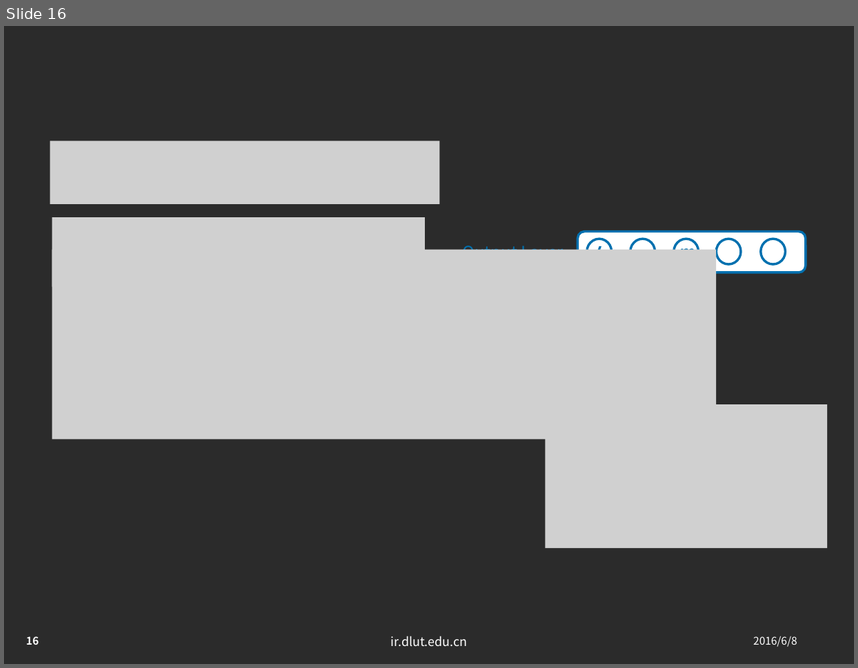
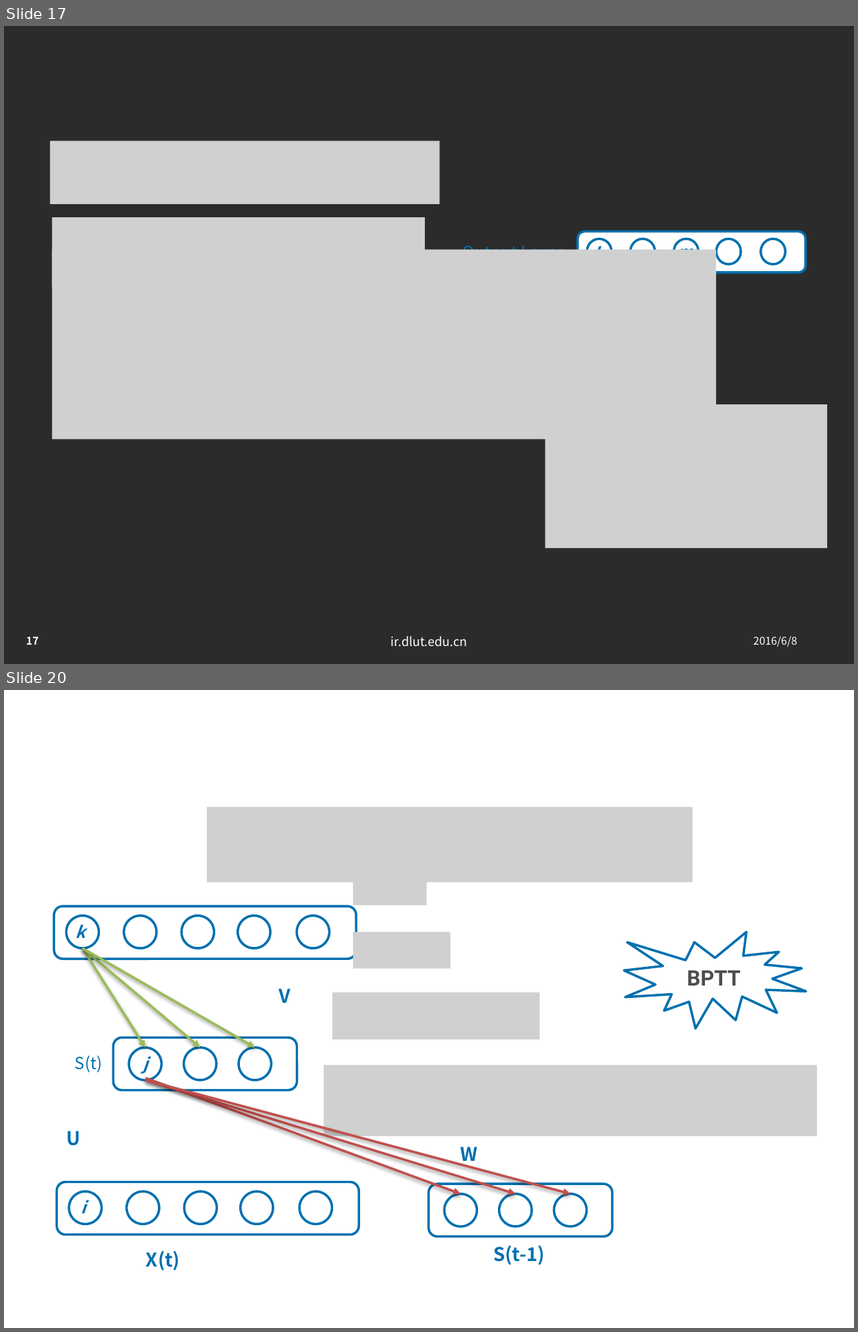
Before and after one commit to jxwb088047/RNN_BPTT_report, a slide deck: 林广和研一下学术ppt-2016-06-06.pptx. Shown one above the other, each under a label of ours: slide 16 before the commit, slides 17 and 20 after it; the slides between them are not shown. The pictures are 858x668 and 858x1332 pixels, drawn with LibreOffice and Linux fonts; fonts in the diff are those of the drawing; grey boxes stand for pictures; background and template pictures are left out; a plain dark background stands for a picture behind light text. Boxes give left, top, right and bottom in pixels: in the first picture for what was removed or moved away, otherwise in the second. Text is boxed around its words. In the diff, an @@ line names an element or a change of style, - is before the commit and + after.

```diff
--- a/林广和研一下学术ppt-2016-06-06.pptx
+++ b/林广和研一下学术ppt-2016-06-06.pptx
@@ slide 20 added at (x1=4, y1=690, x2=854, y2=1328), background picture (left out); not listed: 3 template elements that a slide beside it also shows @@
@@ picture added at (x1=207, y1=807, x2=693, y2=882) @@
@@ picture added at (x1=353, y1=871, x2=428, y2=905) @@
@@ group added at (x1=54, y1=906, x2=356, y2=958): 5 ellipses, 1 rounded rectangle @@
@@ text added at (x1=76, y1=925, x2=85, y2=938), 14 pt, text #0070AF, bold, italic @@
+k
@@ picture added at (x1=353, y1=931, x2=450, y2=968) @@
@@ irregular seal added at (x1=624, y1=931, x2=806, y2=1027), fill #FFFFFF, outline #0070AF 2 pt, 18 pt, text #4D4D4D, bold @@
+BPTT
@@ arrow added from (82, 949) to (145, 1047), #9BBB59 2 pt @@
@@ arrow added from (82, 949) to (201, 1047), #9BBB59 2 pt @@
@@ arrow added from (82, 949) to (254, 1047), #9BBB59 2 pt @@
@@ text added at (x1=279, y1=988, x2=290, y2=1003), 16 pt, text #0070AF, bold @@
+V
@@ picture added at (x1=332, y1=992, x2=539, y2=1038) @@
@@ text added at (x1=75, y1=1055, x2=103, y2=1072), 14 pt, text #0070AF @@
+S(t)
@@ text added at (x1=143, y1=1060, x2=148, y2=1074), 14 pt, text #0070AF, bold, italic @@
+j
@@ group added at (x1=113, y1=1038, x2=297, y2=1090): 3 ellipses, 1 rounded rectangle @@
@@ arrow added from (145, 1080) to (516, 1193), #C0504D 2 pt @@
@@ arrow added from (145, 1080) to (570, 1193), #C0504D 2 pt @@
@@ arrow added from (146, 1078) to (461, 1193), #C0504D 2 pt @@
@@ picture added at (x1=323, y1=1065, x2=817, y2=1136) @@
@@ text added at (x1=67, y1=1130, x2=81, y2=1145), 16 pt, text #0070AF, bold @@
+U
@@ text added at (x1=460, y1=1146, x2=477, y2=1166), 16 pt, text #0070AF, bold @@
+W
@@ text added at (x1=81, y1=1201, x2=86, y2=1213), 14 pt, text #0070AF, bold, italic @@
+i
@@ group added at (x1=56, y1=1181, x2=359, y2=1234): 5 ellipses, 1 rounded rectangle @@
@@ group added at (x1=429, y1=1184, x2=613, y2=1236): 3 ellipses, 1 rounded rectangle @@
@@ text added at (x1=493, y1=1245, x2=544, y2=1265), 16 pt, text #0070AF, bold @@
+S(t-1)
@@ text added at (x1=146, y1=1250, x2=180, y2=1270), 16 pt, text #0070AF, bold @@
+X(t)
@@ what was slide 16 is now slide 17 @@
@@ page number at (x1=26, y1=636, x2=38, y2=644): text changed @@
-16
+17
```
Also in this commit, not shown: 7 slides changed, 14 other slides added, 1 slide removed.
